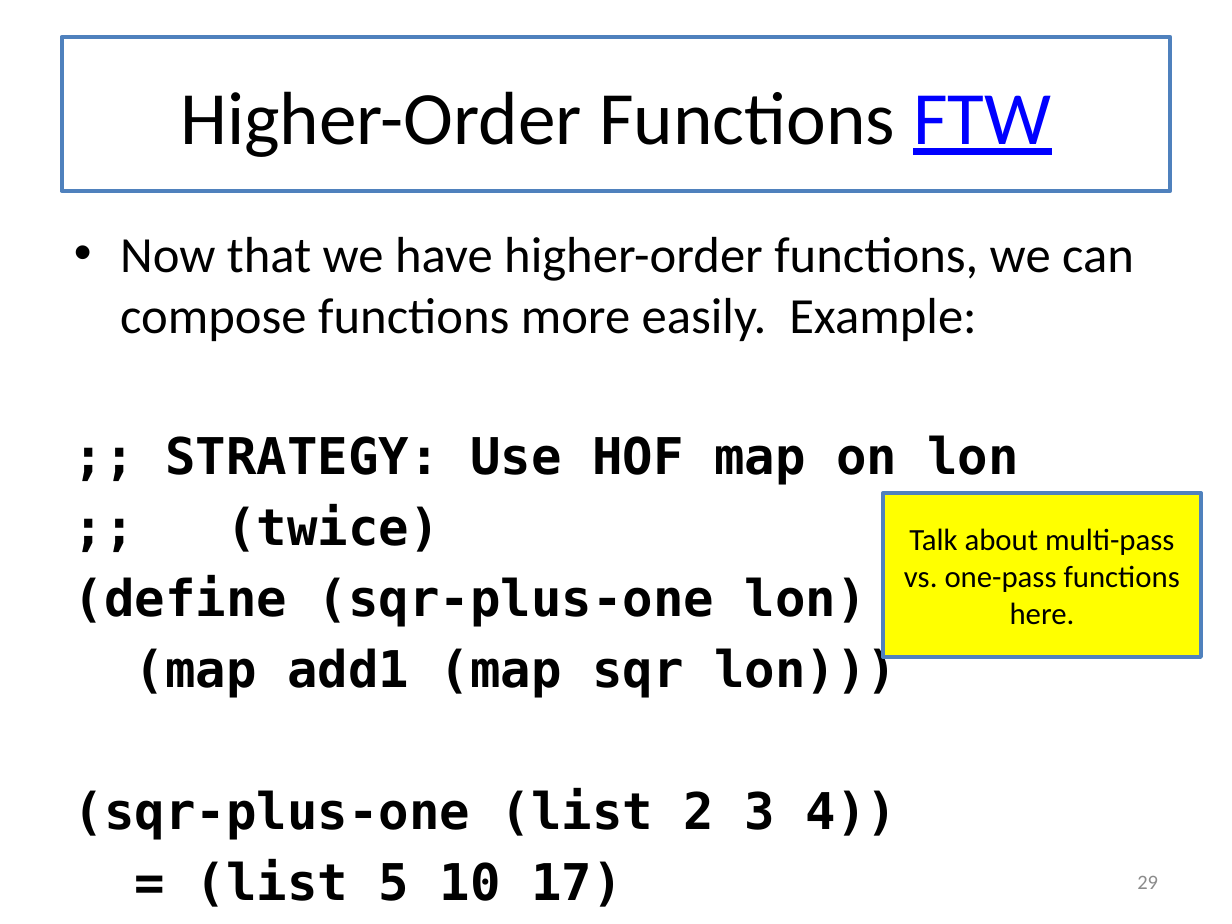
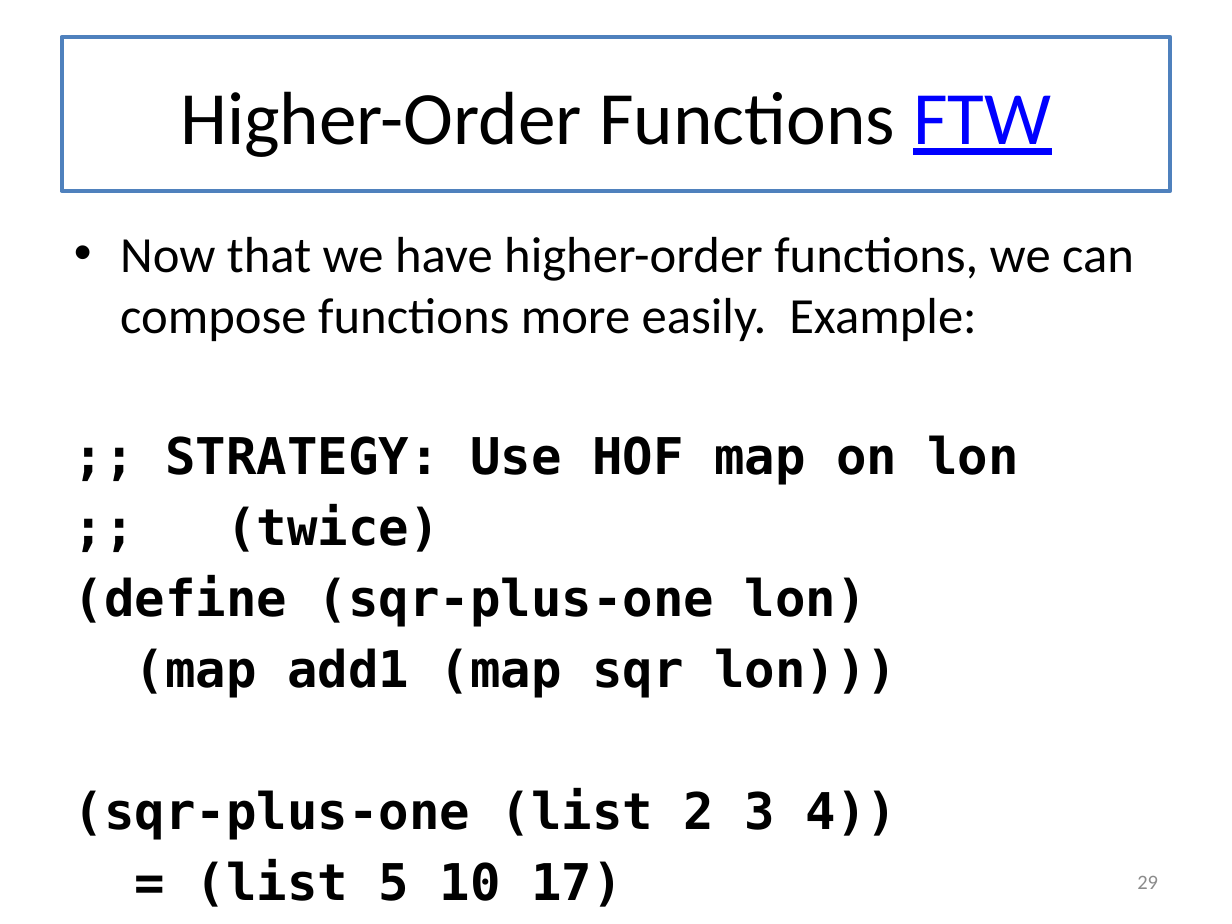
Before and after one commit to mwand/cs5010f16, a slide deck: slide 29 of Slides/Lesson 5.2 Generalizing Over Functions.pptx. Drawn at 1232x924 pixels with LibreOffice and Linux fonts; fonts in the diff are those of the drawing. Boxes give left, top, right and bottom in pixels: in the first picture for what was removed or moved away, otherwise in the second. Text is boxed around its words. In the diff, an @@ line names an element or a change of style, - is before the commit and + after.

```diff
--- a/Slides/Lesson 5.2 Generalizing Over Functions.pptx
+++ b/Slides/Lesson 5.2 Generalizing Over Functions.pptx
@@ rectangle removed at (x1=883, y1=493, x2=1201, y2=657) @@
-Talk about multi-pass vs. one-pass functions here.
```
Also in this commit, not shown: 7 other slides changed, 1 slide added, 12 other files.
